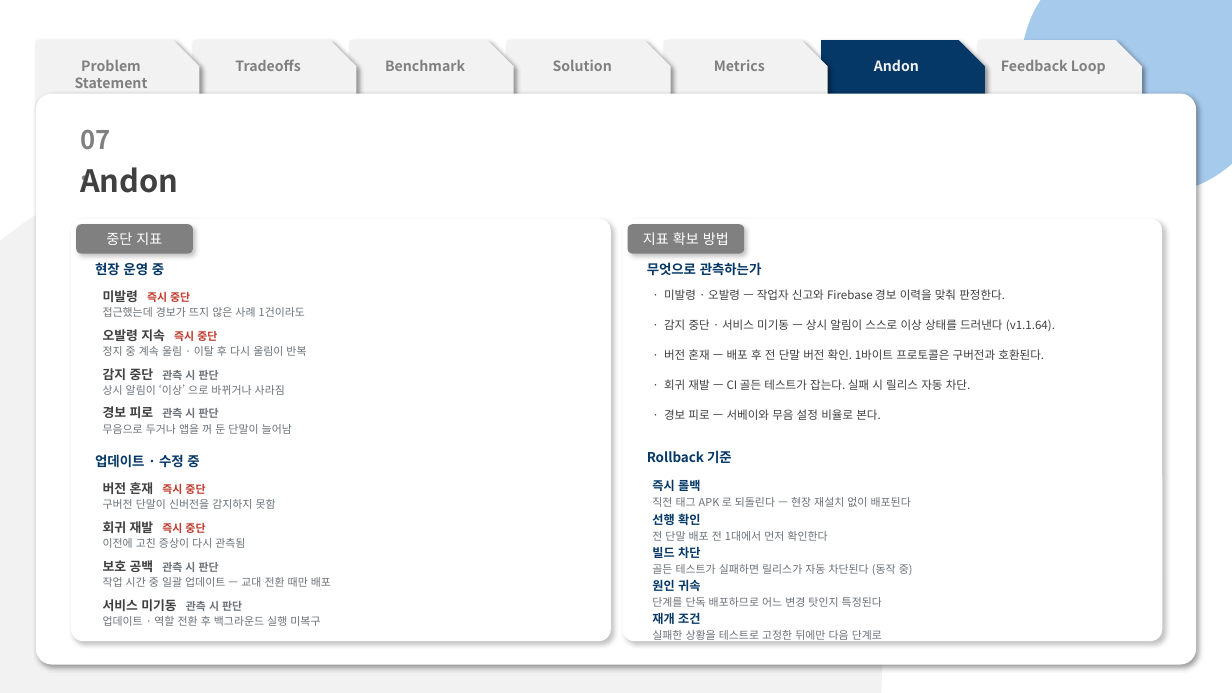
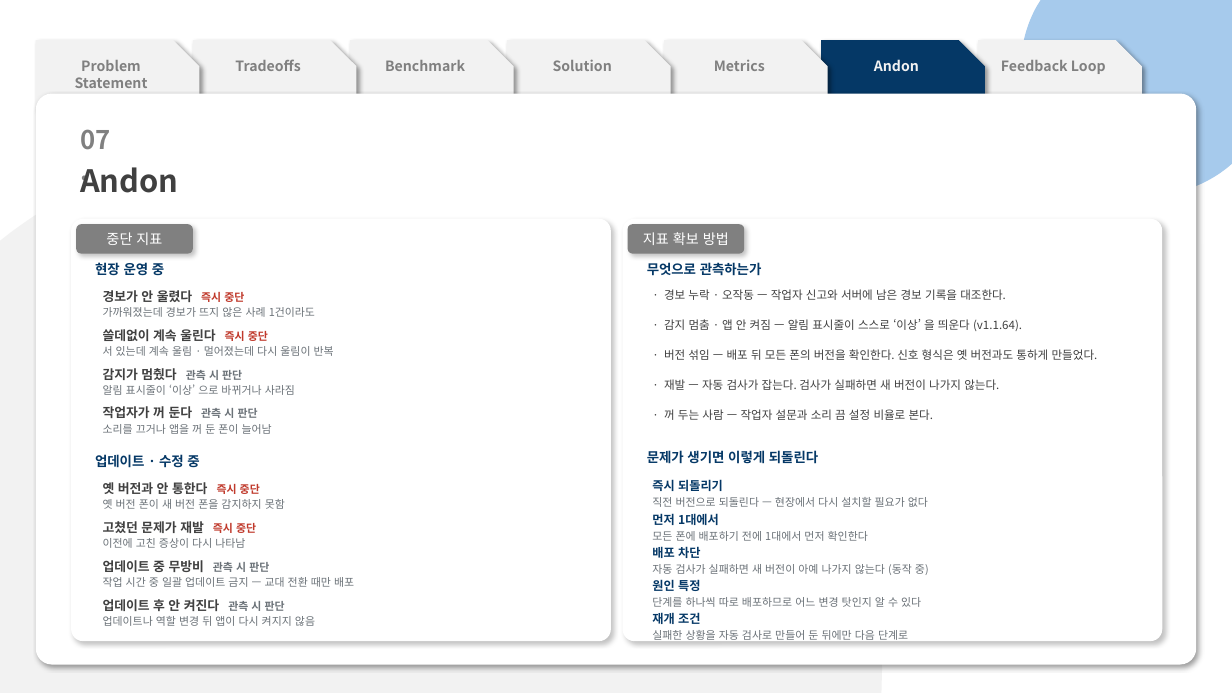
Before and after one commit to pslymzero-cyber/SafeAlert, a slide deck: slide 13 of docs/presentation/contest/SafeAlert_CouSolve_Contest.pptx. Drawn at 1232x693 pixels with LibreOffice and Linux fonts; fonts in the diff are those of the drawing. Boxes give left, top, right and bottom in pixels: in the first picture for what was removed or moved away, otherwise in the second. Text is boxed around its words. In the diff, an @@ line names an element or a change of style, - is before the commit and + after.

```diff
--- a/docs/presentation/contest/SafeAlert_CouSolve_Contest.pptx
+++ b/docs/presentation/contest/SafeAlert_CouSolve_Contest.pptx
@@ text at (x1=103, y1=290, x2=244, y2=302): text changed; size 8.5 to 10 pt; text colour #C0392B to #404040 @@
-미발령 즉시 중단
+경보가 안 울렸다 즉시 중단
@@ text at (x1=664, y1=289, x2=1006, y2=300): text changed @@
-· 미발령 · 오발령 — 작업자 신고와 Firebase 경보 이력을 맞춰 판정한다.
+· 경보 누락 · 오작동 — 작업자 신고와 서버에 남은 경보 기록을 대조한다.
@@ text at (x1=103, y1=307, x2=315, y2=317): text changed @@
-접근했는데 경보가 뜨지 않은 사례 1건이라도
+가까워졌는데 경보가 뜨지 않은 사례 1건이라도
@@ text at (x1=103, y1=329, x2=268, y2=341): text changed @@
-오발령 지속 즉시 중단
+쓸데없이 계속 울린다 즉시 중단
@@ text at (x1=664, y1=319, x2=1022, y2=331): text changed @@
-· 감지 중단 · 서비스 미기동 — 상시 알림이 스스로 이상 상태를 드러낸다 (v1.1.64).
+· 감지 멈춤 · 앱 안 켜짐 — 알림 표시줄이 스스로 ‘이상’ 을 띄운다 (v1.1.64).
@@ text at (x1=103, y1=346, x2=334, y2=356): text changed @@
-정지 중 계속 울림 · 이탈 후 다시 울림이 반복
+서 있는데 계속 울림 · 멀어졌는데 다시 울림이 반복
@@ text at (x1=664, y1=349, x2=1098, y2=360): text changed @@
-· 버전 혼재 — 배포 후 전 단말 버전 확인. 1바이트 프로토콜은 구버전과 호환된다.
+· 버전 섞임 — 배포 뒤 모든 폰의 버전을 확인한다. 신호 형식은 옛 버전과도 통하게 만들었다.
@@ text at (x1=103, y1=384, x2=295, y2=395): text changed @@
-상시 알림이 ‘이상’ 으로 바뀌거나 사라짐
+알림 표시줄이 ‘이상’ 으로 바뀌거나 사라짐
@@ text at (x1=103, y1=368, x2=242, y2=380): text changed; size 8.5 to 10 pt; text colour #6B7278 to #404040 @@
-감지 중단 관측 시 판단
+감지가 멈췄다 관측 시 판단
@@ text at (x1=664, y1=379, x2=999, y2=390): text changed @@
-· 회귀 재발 — CI 골든 테스트가 잡는다. 실패 시 릴리스 자동 차단.
+· 재발 — 자동 검사가 잡는다. 검사가 실패하면 새 버전이 나가지 않는다.
@@ text at (x1=103, y1=406, x2=258, y2=418): text changed; size 8.5 to 10 pt; text colour #6B7278 to #404040 @@
-경보 피로 관측 시 판단
+작업자가 꺼 둔다 관측 시 판단
@@ text at (x1=664, y1=409, x2=933, y2=420): text changed @@
-· 경보 피로 — 서베이와 무음 설정 비율로 본다.
+· 꺼 두는 사람 — 작업자 설문과 소리 끔 설정 비율로 본다.
@@ text at (x1=103, y1=424, x2=272, y2=434): text changed @@
-무음으로 두거나 앱을 꺼 둔 단말이 늘어남
+소리를 끄거나 앱을 꺼 둔 폰이 늘어남
@@ text at (x1=647, y1=450, x2=818, y2=464): text changed @@
-Rollback 기준
+문제가 생기면 이렇게 되돌린다
@@ text at (x1=652, y1=479, x2=928, y2=507): text changed @@
-즉시 롤백
-직전 태그 APK 로 되돌린다 — 현장 재설치 없이 배포된다
+즉시 되돌리기
+직전 버전으로 되돌린다 — 현장에서 다시 설치할 필요가 없다
@@ text at (x1=103, y1=499, x2=285, y2=509): text changed @@
-구버전 단말이 신버전을 감지하지 못함
+옛 버전 폰이 새 버전 폰을 감지하지 못함
@@ text at (x1=103, y1=482, x2=260, y2=494): text changed @@
-버전 혼재 즉시 중단
+옛 버전과 안 통한다 즉시 중단
@@ text at (x1=103, y1=538, x2=245, y2=548): text changed @@
-이전에 고친 증상이 다시 관측됨
+이전에 고친 증상이 다시 나타남
@@ text at (x1=103, y1=521, x2=256, y2=533): text changed @@
-회귀 재발 즉시 중단
+고쳤던 문제가 재발 즉시 중단
@@ text at (x1=652, y1=513, x2=868, y2=541): text changed @@
-선행 확인
-전 단말 배포 전 1대에서 먼저 확인한다
+먼저 1대에서
+모든 폰에 배포하기 전에 1대에서 먼저 확인한다
@@ text at (x1=103, y1=560, x2=269, y2=572): text changed; size 8.5 to 10 pt; text colour #6B7278 to #404040 @@
-보호 공백 관측 시 판단
+업데이트 중 무방비 관측 시 판단
@@ text at (x1=652, y1=546, x2=929, y2=575): text changed @@
-빌드 차단
-골든 테스트가 실패하면 릴리스가 자동 차단된다 (동작 중)
+배포 차단
+자동 검사가 실패하면 새 버전이 아예 나가지 않는다 (동작 중)
@@ text at (x1=103, y1=577, x2=354, y2=587): text changed @@
-작업 시간 중 일괄 업데이트 — 교대 전환 때만 배포
+작업 시간 중 일괄 업데이트 금지 — 교대 전환 때만 배포
@@ text at (x1=103, y1=599, x2=285, y2=611): text changed @@
-서비스 미기동 관측 시 판단
+업데이트 후 안 켜진다 관측 시 판단
@@ text at (x1=652, y1=579, x2=921, y2=607): text changed @@
-원인 귀속
-단계를 단독 배포하므로 어느 변경 탓인지 특정된다
+원인 특정
+단계를 하나씩 따로 배포하므로 어느 변경 탓인지 알 수 있다
@@ text at (x1=103, y1=616, x2=315, y2=626): text changed @@
-업데이트 · 역할 전환 후 백그라운드 실행 미복구
+업데이트나 역할 변경 뒤 앱이 다시 켜지지 않음
@@ text at (x1=652, y1=630, x2=908, y2=643): text changed @@
-실패한 상황을 테스트로 고정한 뒤에만 다음 단계로
+실패한 상황을 자동 검사로 만들어 둔 뒤에만 다음 단계로
```
Also in this commit, not shown: 13 other slides changed, 2 other files.
